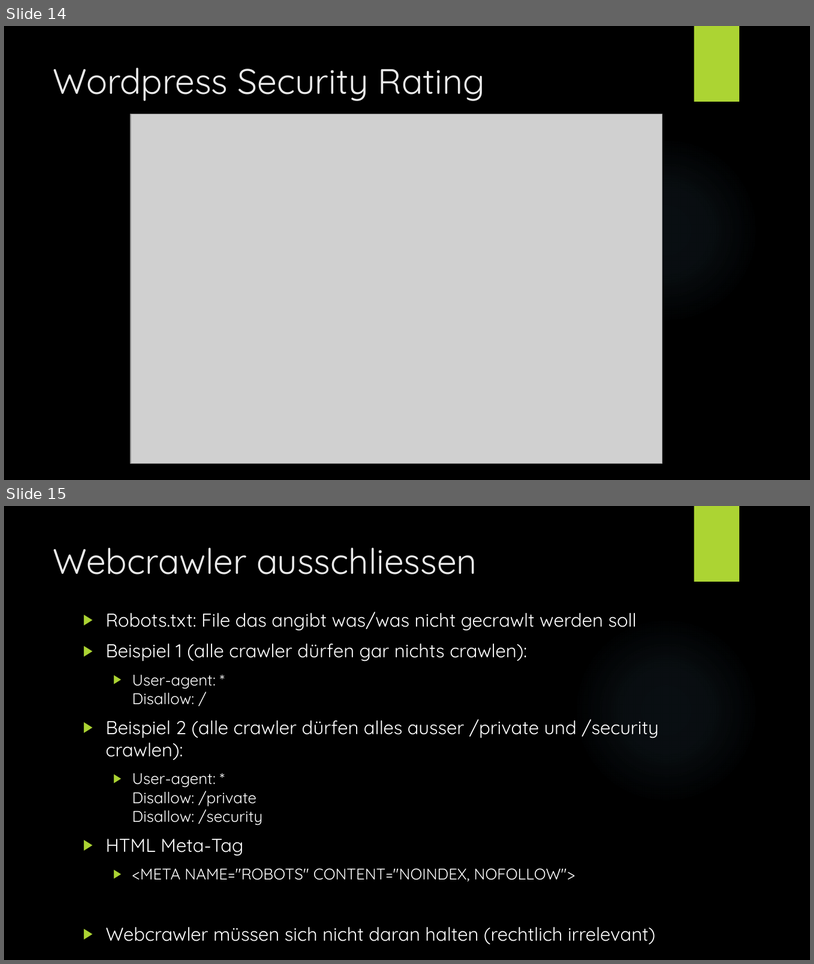
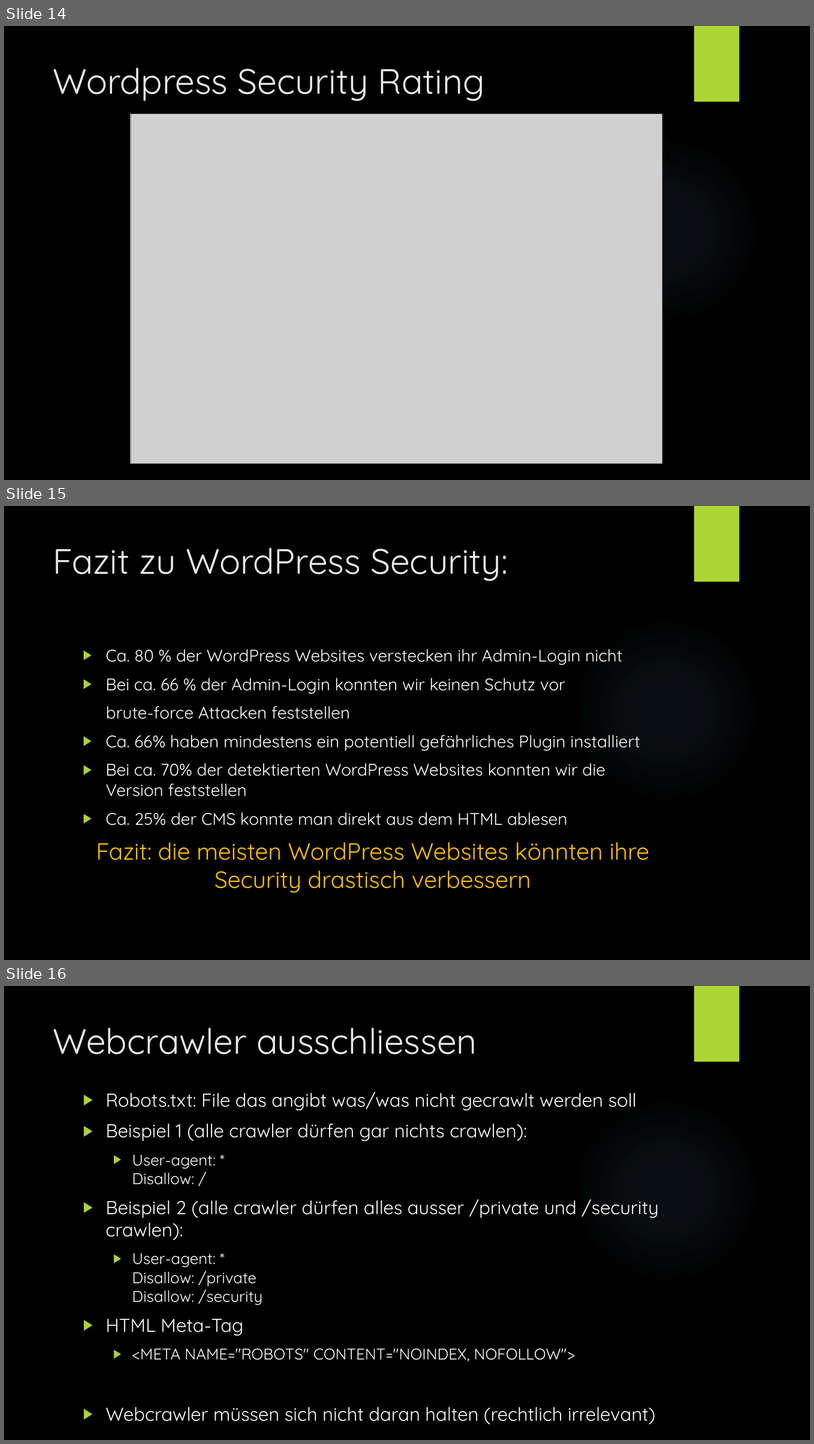
Before and after one commit to Tiim/Unibas-HS19-Internet-and-Secutity-project-webcrawler, a slide deck: Präsentation/Web Crawling.pptx. Shown one above the other, each under a label of ours: slides 14 and 15 before the commit, slides 14, 15 and 16 after it. The pictures are 814x964 and 814x1444 pixels, drawn with LibreOffice and Linux fonts; fonts in the diff are those of the drawing; grey boxes stand for pictures; background and template pictures are left out. Boxes give left, top, right and bottom in pixels: in the first picture for what was removed or moved away, otherwise in the second. Text is boxed around its words. In the diff, an @@ line names an element or a change of style, - is before the commit and + after.

```diff
--- a/Präsentation/Web Crawling.pptx
+++ b/Präsentation/Web Crawling.pptx
@@ slide 15 added at [4, 506, 810, 960], background picture (left out); not listed: 2 template elements that a slide beside it also shows @@
@@ title added at [53, 547, 508, 581], 42 pt, text #EBEBEB @@
+Fazit zu WordPress Security:
@@ text added at [96, 649, 650, 892], 20 pt, text #FFFFFF @@
+▶ Ca. 80 % der WordPress Websites verstecken ihr Admin-Login nicht
+▶ Bei ca. 66 % der Admin-Login konnten wir keinen Schutz vor
+brute-force Attacken feststellen
+▶ Ca. 66% haben mindestens ein potentiell gefährliches Plugin installiert
+▶ Bei ca. 70% der detektierten WordPress Websites konnten wir die Version feststellen
+▶ Ca. 25% der CMS konnte man direkt aus dem HTML ablesen
+Fazit: die meisten WordPress Websites könnten ihre Security drastisch verbessern
@@ what was slide 15 is now slide 16 @@
```
Also in this commit, not shown: 3 slides changed.
